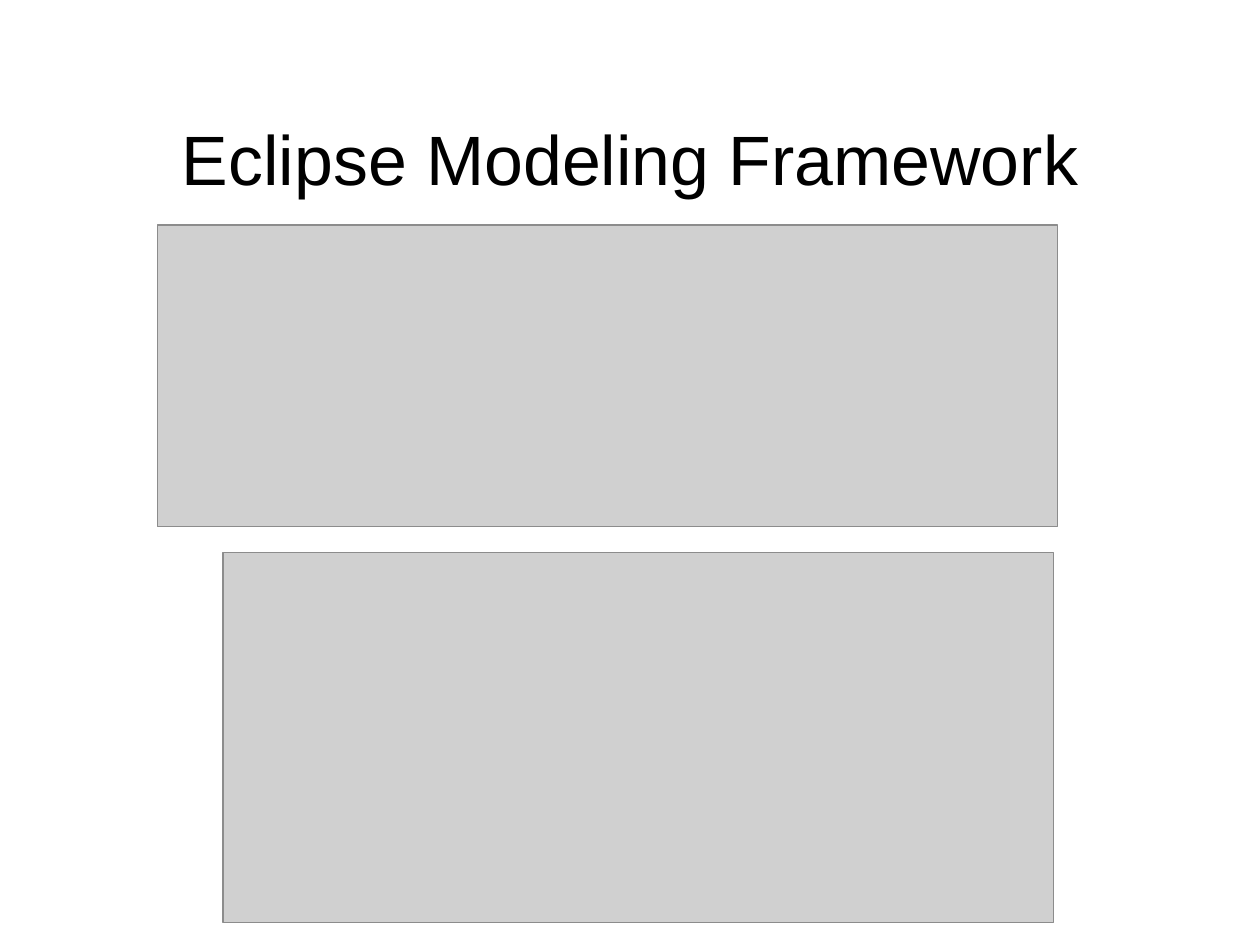
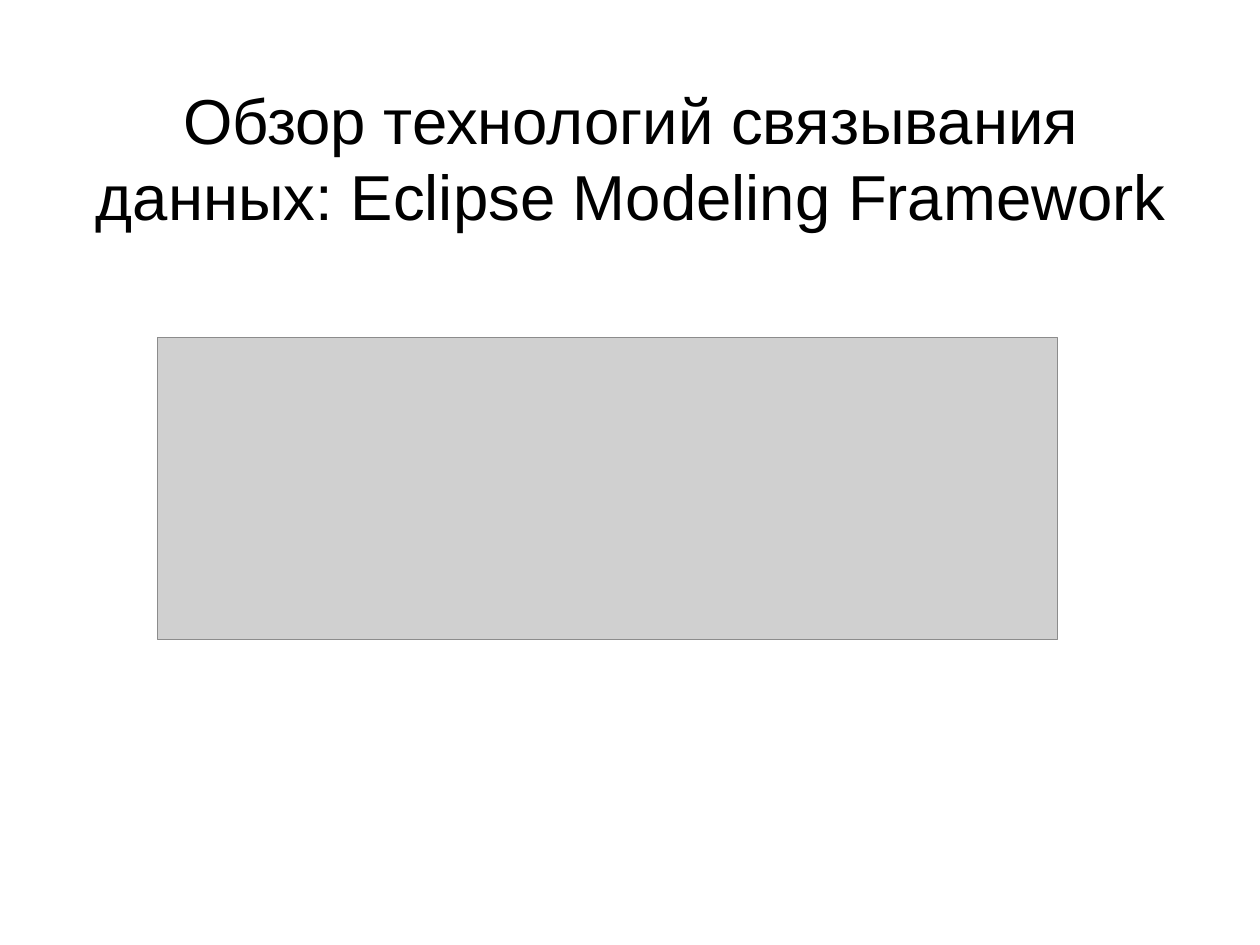
Before and after one commit to aeremenok/a-team-777, a slide deck: slide 9 of diploma/eav/diploma/demo.odp. Drawn at 1260x945 pixels with LibreOffice and Linux fonts; fonts in the diff are those of the drawing; grey boxes stand for pictures. Boxes give left, top, right and bottom in pixels: in the first picture for what was removed or moved away, otherwise in the second. Text is boxed around its words. In the diff, an @@ line names an element or a change of style, - is before the commit and + after.

```diff
--- a/diploma/eav/diploma/demo.odp
+++ b/diploma/eav/diploma/demo.odp
@@ title at <box>96,97,1165,232</box>: text changed; size 44 to 40 pt @@
-Eclipse Modeling Framework
+Обзор технологий связывания данных: Eclipse Modeling Framework
@@ picture: place and size @@
-picture at <box>158,225,1059,527</box>
+picture at <box>158,337,1059,639</box>
@@ picture removed at <box>223,552,1053,923</box> @@
```
Also in this commit, not shown: 11 other slides changed, 1 slide added, 2 slides removed, 2 other files.
